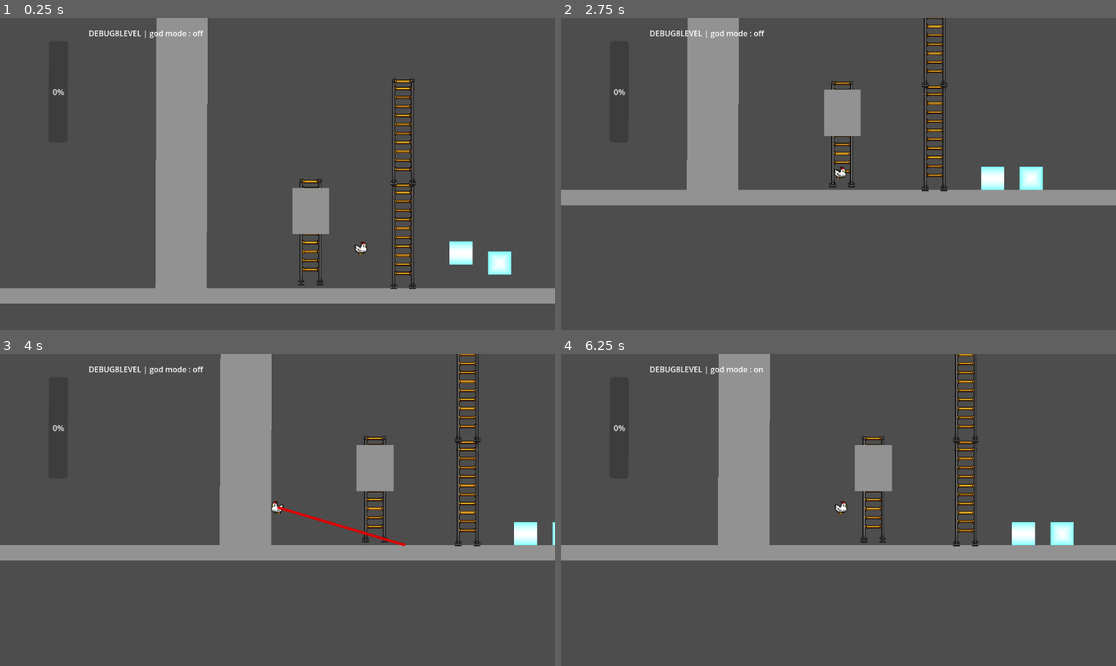
Above: before the commit, frames 1-4 (two rows, left to right).
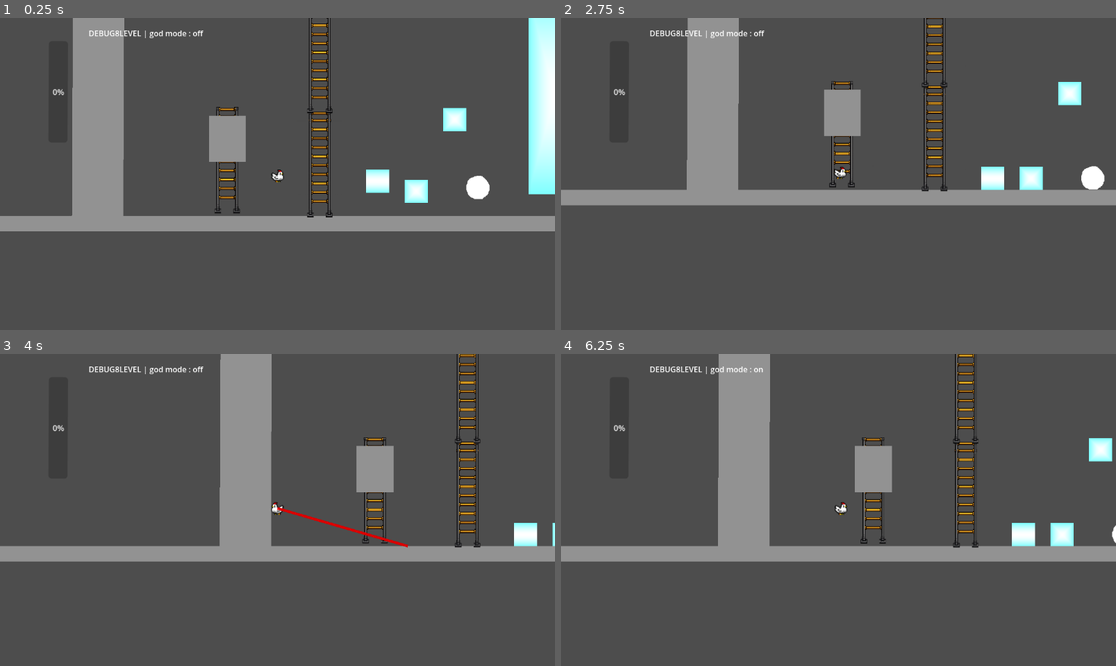
Above: after the commit, the same moments.

Repository: mgi-dev/size-them-up
Game: Godot game, scene res://scenes/levels/debug.tscn
Two runs of this game, one before a commit and one after it. Both use one fixed random seed, a clock stepped at 60 frames per second and the inputs below.
Inputs (mouse positions are in pixels of both pictures, inside the frame that each line leads up to):
- Up to frame 1 (0.25 s): no input
- Up to frame 2 (2.75 s): move the mouse to (960, 158) at 0.52 s; hold Right mouse button (size_down) 0.53-1.28 s; hold A (player_move_right) 0.53-2.03 s; tap Space (player_jump) at 0.77, 1.52 s; click (960, 158) at 0.8 s; move the mouse to (727, 189) at 1.27 s; click (727, 189) at 1.35 s; right-click (727, 189) at 1.55 s; tap Enter at 2 s; move the mouse to (894, 105) at 2.02 s; hold D (player_move_left) from 2.03 s (still down); hold W (player_climb) from 2.03 s (still down); click (894, 105) at 2.3 s
- Up to frame 3 (4 s): move the mouse to (249, 572) at 2.77 s; release D (player_move_left) at 2.78 s; release W (player_climb) at 2.78 s; hold A (player_move_right) from 2.78 s (still down); right-click (249, 572) at 2.85 s; tap Space (player_jump) at 3.02, 3.77 s; move the mouse to (444, 556) at 3.52 s; press the mouse at (444, 556) at 3.53 s
- Up to frame 4 (6.25 s): move the mouse to (672, 463) at 4.27 s; release A (player_move_right) at 4.28 s; release the mouse at (672, 463) at 4.28 s; hold D (player_move_left) 4.28-5.03 s; tap G (toggle_god_mode) at 4.35 s; tap Space (player_jump) at 4.52, 6.02 s; right-click (672, 463) at 4.55 s; move the mouse to (866, 510) at 5.02 s; hold A (player_move_right) 5.03-5.78 s; hold Right mouse button (size_down) 5.03-5.78 s; click (866, 510) at 5.3 s; move the mouse to (755, 432) at 5.77 s; hold D (player_move_left) from 5.78 s (still down); click (755, 432) at 5.85 s; right-click (755, 432) at 6.05 s

The runs differ from the first frame. In frame 1, 31% of the frame differs, in the area x 0-100%, y 0-92%; in frame 2, 0.6%; in frame 3, 2.2%; in frame 4, 2.4%.

Commit message:
prevent falling from ladder and add some sound

Diff:
--- a/scenes/characters/player/resize_gun.gd
+++ b/scenes/characters/player/resize_gun.gd
@@ -7,6 +7,14 @@
 @export var laser_max_width: float = 10.0
 @export var laser_ready_speed: float = 0.2
 
+@onready var sound_player : AudioStreamPlayer2D = $AudioStreamPlayer2D
+@onready var audio_size_down : AudioStreamPlayer2D = $AudioSizeDown
+@onready var audio_size_up : AudioStreamPlayer2D = $AudioSizeUp
+
+var audio_size_down_playing = false
+var audio_size_up_playing = false
+
+
 var is_resizing_laser_enabled: bool = false
 
 func _ready():
@@ -14,9 +22,19 @@
 
 
 func _process(delta):
+	manage_sound_and_find_a_better_name()
 	handle_laser_visible_width()
 	select_laser_color()
 	handle_colliding(delta)
+
+
+
+func manage_sound_and_find_a_better_name():
+	# TODO: scale db gradually.
+	if Input.is_action_just_pressed("size_up") or Input.is_action_just_pressed("size_down"):
+		sound_player.play()
+	if Input.is_action_just_released("size_up") or Input.is_action_just_released("size_down"):
+		sound_player.stop()
 
 
 func handle_laser_visible_width() -> void:
@@ -58,10 +76,29 @@
 func handle_resizing():
 	if is_resizing_laser_enabled and is_target_resizable():
 		if Input.is_action_pressed("size_up"):
+			if !audio_size_up_playing:
+				audio_size_up_playing = true
+				audio_size_up.play()
 			SignalBus.resize_ray_resize_up.emit(get_collision_shape())
 		elif Input.is_action_pressed("size_down"):
+			if !audio_size_down_playing:
+				audio_size_down_playing = true
+				audio_size_down.play()
 			SignalBus.resize_ray_resize_down.emit(get_collision_shape())
-
+		else:
+			if audio_size_down_playing:
+				audio_size_down.stop()
+				audio_size_down_playing = false
+			if audio_size_up_playing:
+				audio_size_up.stop()
+				audio_size_up_playing = false
+	else:
+		if audio_size_down_playing:
+			audio_size_down.stop()
+			audio_size_down_playing = false
+		if audio_size_up_playing:
+			audio_size_up.stop()
+			audio_size_up_playing = false
 
 func is_target_resizable() -> bool:
 	var collider = get_collider()
--- a/scenes/characters/player/resize_gun.tscn
+++ b/scenes/characters/player/resize_gun.tscn
@@ -1,6 +1,9 @@
 [gd_scene format=3 uid="uid://bhcxwjxq6h7ai"]
 
 [ext_resource type="Script" uid="uid://cmotlk3fb5hxh" path="res://scenes/characters/player/resize_gun.gd" id="1_56cs2"]
+[ext_resource type="AudioStream" uid="uid://ccbjqkhq5fs65" path="res://assets/sound/laser_charging.mp3" id="2_ekrq1"]
+[ext_resource type="AudioStream" uid="uid://d0np4ieiuat7u" path="res://assets/sound/size_down_laser_sound.mp3" id="3_sdg0e"]
+[ext_resource type="AudioStream" uid="uid://du4yq8j0017am" path="res://assets/sound/size_up_laser_sound.mp3" id="4_yhvcd"]
 
 [node name="ResizeGun" type="RayCast2D" unique_id=2093382897]
 target_position = Vector2(38, -23)
@@ -10,3 +13,14 @@
 points = PackedVector2Array(0, 0, 38, -23)
 width = 2.0
 default_color = Color(0.7250944, 0.13440046, 0.4800086, 1)
+
+[node name="AudioStreamPlayer2D" type="AudioStreamPlayer2D" parent="." unique_id=789249523]
+stream = ExtResource("2_ekrq1")
+parameters/looping = false
+
+[node name="AudioSizeDown" type="AudioStreamPlayer2D" parent="." unique_id=1161606591]
+stream = ExtResource("3_sdg0e")
+parameters/looping = true
+
+[node name="AudioSizeUp" type="AudioStreamPlayer2D" parent="." unique_id=888614223]
+stream = ExtResource("4_yhvcd")
--- a/scenes/landscape/ladder.gd
+++ b/scenes/landscape/ladder.gd
@@ -4,20 +4,17 @@
 
 @onready var top_ladder_collision_zone: CollisionShape2D = $TopLadderZone/CollisionShape2D
 
-# Called when the node enters the scene tree for the first time.
 func _ready():
-	pass # Replace with function body.
+	pass
 
 
-# Called every frame. 'delta' is the elapsed time since the previous frame.
 func _process(delta):
 	pass
 
+
 func _input(event):
 	if event.is_action_pressed("player_down"):
-		print("disable")
 		top_ladder_collision_zone.disabled = true
 
-		print("enable")
 	if event.is_action_released("player_down"):
 		top_ladder_collision_zone.disabled = false
--- a/scenes/levels/base_level.gd
+++ b/scenes/levels/base_level.gd
@@ -2,11 +2,12 @@
 
 @onready var camera: Camera2D = $Camera
 @onready var player: Player = $Player
+@onready var background_music_player: AudioStreamPlayer = $AudioStreamPlayer
 
-@export var scroll_speed: float = 5.0
+@export var scroll_speed: float = 5000.0
 
 func _ready():
-	pass
+	background_music_player.pitch_scale = 0.8
 
 
 func _process(delta):
--- a/scenes/levels/base_level.tscn
+++ b/scenes/levels/base_level.tscn
@@ -6,6 +6,7 @@
 [ext_resource type="PackedScene" uid="uid://ce4p0x7jmejpa" path="res://scenes/ui/debug_display/scene_info.tscn" id="4_3rriw"]
 [ext_resource type="PackedScene" uid="uid://cdtat8xupelfn" path="res://scenes/ui/size_gauge/size_gauge.tscn" id="4_wwrw0"]
 [ext_resource type="PackedScene" uid="uid://dolyu31t53k65" path="res://scenes/landscape/GreyBloc.tscn" id="6_3rriw"]
+[ext_resource type="AudioStream" uid="uid://ddqe1q701abgj" path="res://assets/musics/D&D Music - Industrial Factory - Ambience.mp3" id="7_h4ce7"]
 
 [node name="BaseLevel" type="Node2D" unique_id=1818539085]
 script = ExtResource("1_ukglk")
@@ -31,3 +32,9 @@
 position = Vector2(-111.99999, -744.00006)
 rotation = 0.0037749915
 scale = Vector2(-0.2775043, 7.2069564)
+
+[node name="AudioStreamPlayer" type="AudioStreamPlayer" parent="." unique_id=1472266117]
+stream = ExtResource("7_h4ce7")
+volume_db = -9.589
+autoplay = true
+parameters/looping = false
--- a/scenes/levels/debug.tscn
+++ b/scenes/levels/debug.tscn
@@ -4,6 +4,8 @@
 [ext_resource type="PackedScene" uid="uid://c513vd3w5aj6j" path="res://scenes/resizable/rect_resizable.tscn" id="2_p0r41"]
 [ext_resource type="PackedScene" uid="uid://nyjv81jh5kks" path="res://scenes/landscape/Ladder.tscn" id="3_ulekh"]
 [ext_resource type="PackedScene" uid="uid://dolyu31t53k65" path="res://scenes/landscape/GreyBloc.tscn" id="4_xs65t"]
+[ext_resource type="PackedScene" uid="uid://bvdw55jt5odq4" path="res://scenes/resizable/flying_rect.tscn" id="5_04m7m"]
+[ext_resource type="PackedScene" uid="uid://btaph64xx2gfe" path="res://scenes/resizable/oval_resizable.tscn" id="6_h7x1a"]
 
 [node name="DEBUG8LEVEL" unique_id=1818539085 instance=ExtResource("1_nwlxf")]
 
@@ -33,3 +35,9 @@
 [node name="GreyBloc2" parent="." index="10" unique_id=555845978 instance=ExtResource("4_xs65t")]
 position = Vector2(152, 480)
 scale = Vector2(0.19865529, 0.24965566)
+
+[node name="FlyingRect" parent="." index="11" unique_id=116391965 instance=ExtResource("5_04m7m")]
+position = Vector2(624, 440)
+
+[node name="OvalResizable" parent="." index="12" unique_id=1772709671 instance=ExtResource("6_h7x1a")]
+position = Vector2(672, 552)
--- a/scenes/levels/stairs.tscn
+++ b/scenes/levels/stairs.tscn
@@ -4,8 +4,13 @@
 [ext_resource type="PackedScene" uid="uid://c513vd3w5aj6j" path="res://scenes/resizable/rect_resizable.tscn" id="2_fnp8j"]
 [ext_resource type="PackedScene" uid="uid://dolyu31t53k65" path="res://scenes/landscape/GreyBloc.tscn" id="3_a4rrn"]
 [ext_resource type="PackedScene" uid="uid://bvdw55jt5odq4" path="res://scenes/resizable/flying_rect.tscn" id="4_a4rrn"]
+[ext_resource type="PackedScene" uid="uid://nyjv81jh5kks" path="res://scenes/landscape/Ladder.tscn" id="5_4o547"]
+[ext_resource type="PackedScene" uid="uid://btaph64xx2gfe" path="res://scenes/resizable/oval_resizable.tscn" id="6_v4mhk"]
 
 [node name="stairs_level" unique_id=1818539085 instance=ExtResource("1_fnp8j")]
+
+[node name="Player" parent="." index="1" unique_id=217472232]
+position = Vector2(88, 528)
 
 [node name="ResizableV2" parent="." index="4" unique_id=2113696681 instance=ExtResource("2_fnp8j")]
 position = Vector2(235, 602)
@@ -63,9 +68,43 @@
 position = Vector2(2833, 176)
 scale = Vector2(0.4939946, 0.5864949)
 
-[node name="Label" type="Label" parent="." index="18" unique_id=820814174]
-offset_left = 3441.0
-offset_top = 569.0
-offset_right = 3481.0
-offset_bottom = 592.0
-text = "The End."
+[node name="GreyBloc8" parent="." index="18" unique_id=810092850 instance=ExtResource("3_a4rrn")]
+position = Vector2(3340, -63)
+scale = Vector2(1, 1.4400003)
+
+[node name="GreyBloc9" parent="." index="19" unique_id=1034197476 instance=ExtResource("3_a4rrn")]
+position = Vector2(2057, -146.00002)
+scale = Vector2(-5.3807898, 0.408693)
+
+[node name="Ladder" parent="." index="20" unique_id=1163521122 instance=ExtResource("5_4o547")]
+position = Vector2(3115, 108)
+
+[node name="Ladder2" parent="." index="21" unique_id=797690031 instance=ExtResource("5_4o547")]
+position = Vector2(3117, -112)
+
+[node name="Ladder3" parent="." index="22" unique_id=80766480 instance=ExtResource("5_4o547")]
+position = Vector2(3057, -331)
+
+[node name="GreyBloc10" parent="." index="23" unique_id=782147434 instance=ExtResource("3_a4rrn")]
+position = Vector2(2921, -344.00003)
+scale = Vector2(0.5000921, 0.61413074)
+
+[node name="GreyBloc11" parent="." index="24" unique_id=1068917820 instance=ExtResource("3_a4rrn")]
+position = Vector2(2663, -277.00003)
+scale = Vector2(0.8345405, 0.26780397)
+
+[node name="OvalResizable" parent="." index="25" unique_id=1772709671 instance=ExtResource("6_v4mhk")]
+position = Vector2(2784, -400)
+scale = Vector2(0.60450524, 0.6411011)
+
+[node name="FlyingRect4" parent="." index="26" unique_id=1589021466 instance=ExtResource("4_a4rrn")]
+position = Vector2(2852, -495)
+resize_mode = 2
+
+[node name="ResizableV9" parent="." index="27" unique_id=258871235 instance=ExtResource("2_fnp8j")]
+position = Vector2(2776, -352)
+resize_mode = 1
+
+[node name="ResizableV10" parent="." index="28" unique_id=423111472 instance=ExtResource("2_fnp8j")]
+position = Vector2(2712, -352)
+resize_mode = 1
--- /dev/null
+++ b/scenes/resizable/oval_resizable.gdshader
@@ -0,0 +1,14 @@
+shader_type canvas_item;
+
+void vertex() {
+	// Called for every vertex the material is visible on.
+}
+
+void fragment() {
+	// Called for every pixel the material is visible on.
+}
+
+//void light() {
+//	// Called for every pixel for every light affecting the CanvasItem.
+//	// Uncomment to replace the default light processing function with this one.
+//}
--- a/scenes/resizable/oval_resizable.tscn
+++ b/scenes/resizable/oval_resizable.tscn
@@ -1,17 +1,23 @@
 [gd_scene format=3 uid="uid://btaph64xx2gfe"]
 
 [ext_resource type="Script" uid="uid://dm3of42vqtu4u" path="res://scenes/resizable/resizable_v_2.gd" id="1_m3jqf"]
+[ext_resource type="Texture2D" uid="uid://rauu87h82ibh" path="res://assets/images/white_round.png" id="2_r8tl7"]
+[ext_resource type="Shader" uid="uid://cnapufjsgpl1e" path="res://scenes/resizable/oval_resizable.gdshader" id="2_ykc1h"]
 
 [sub_resource type="CircleShape2D" id="CircleShape2D_m3jqf"]
-radius = 59.07622
+radius = 25.317978
+
+[sub_resource type="ShaderMaterial" id="ShaderMaterial_5v4m6"]
+shader = ExtResource("2_ykc1h")
 
 [node name="OvalResizable" type="RigidBody2D" unique_id=1772709671 node_paths=PackedStringArray("sprite", "hitbox")]
 script = ExtResource("1_m3jqf")
-sprite = NodePath("Polygon2D")
+sprite = NodePath("Sprite2D")
 hitbox = NodePath("CollisionShape2D")
 
 [node name="CollisionShape2D" type="CollisionShape2D" parent="." unique_id=919832315]
 shape = SubResource("CircleShape2D_m3jqf")
 
-[node name="Polygon2D" type="Polygon2D" parent="." unique_id=1887864243]
-polygon = PackedVector2Array(-60, 0, -57, -16, -52, -29, -42, -42, -29, -52, -14, -57, 0, -60, 16, -56, 29, -52, 41, -41, 49, -29, 56, -15, 59, 2, 55, 16, 49, 34, 41, 43, 27, 53, 13, 59, -1, 59, -16, 57, -29, 52, -42, 41, -53, 29, -58, 16)
+[node name="Sprite2D" type="Sprite2D" parent="." unique_id=525968209]
+material = SubResource("ShaderMaterial_5v4m6")
+texture = ExtResource("2_r8tl7")
--- a/scenes/resizable/resizable_v_2.gd
+++ b/scenes/resizable/resizable_v_2.gd
@@ -85,7 +85,7 @@
 
 
 func can_size_down() -> bool:
-	return GameState.can_size_down() and !is_player_colliding()
+	return GameState.can_size_down() and !is_player_colliding() and current_scale_muliplier > 0.02
 
 
 func size_up() -> void:
Binary file added: assets/images/white_round.png
Not shown, added: assets/images/white_round.png.import
Not shown, added: assets/musics/D&D Music - Industrial Factory - Ambience.mp3.import
Not shown, added: assets/sound/laser_charging.mp3.import
Not shown, added: assets/sound/size_down_laser_sound.mp3.import
Not shown, added: assets/sound/size_up_laser_sound.mp3.import
Not shown, added: scenes/resizable/oval_resizable.gdshader.uid
Not shown, changed: TODO.md
Not shown, added: assets/musics/D&D Music - Industrial Factory - Ambience.mp3
Not shown, added: assets/sound/laser_charging.mp3
Not shown, added: assets/sound/size_down_laser_sound.mp3
Not shown, added: assets/sound/size_up_laser_sound.mp3
(and 1 more such lines)
